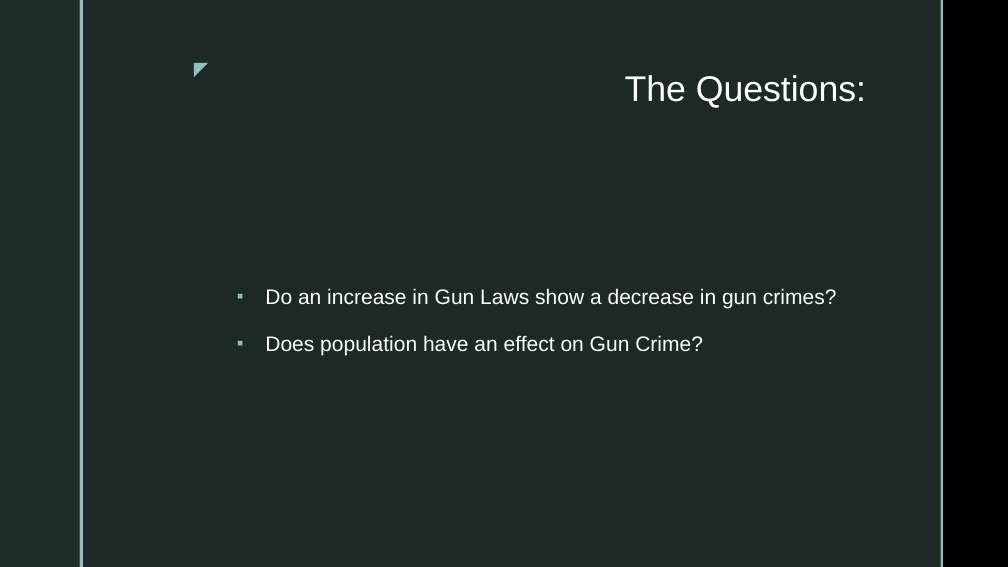
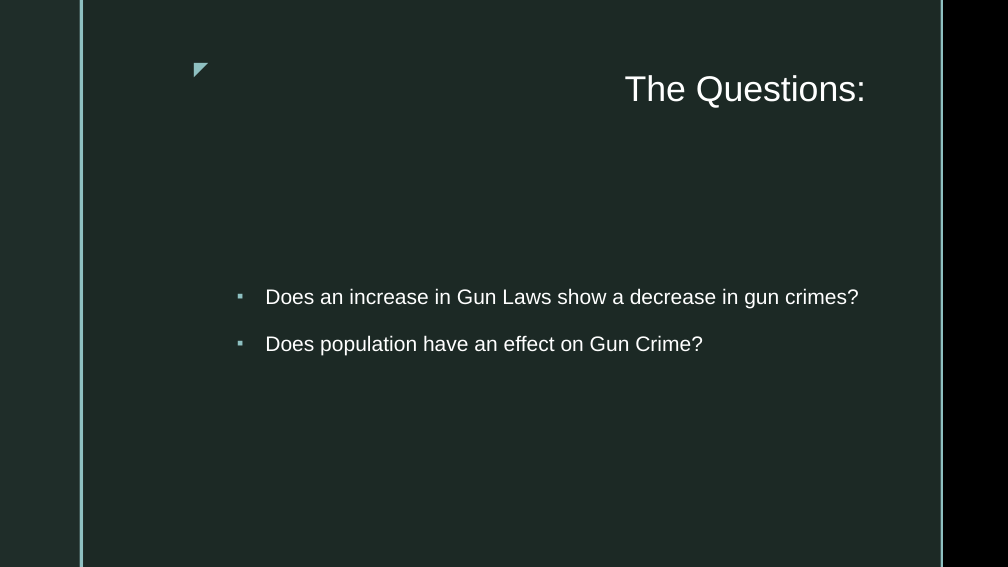
Before and after one commit to Vallito/Project_1, a slide deck: slide 2 of Affects of Gun Laws on Gun Crime.pptm. Drawn at 1008x567 pixels with LibreOffice and Linux fonts; fonts in the diff are those of the drawing; background and template pictures are left out. Boxes give left, top, right and bottom in pixels: in the first picture for what was removed or moved away, otherwise in the second. Text is boxed around its words. In the diff, an @@ line names an element or a change of style, - is before the commit and + after.

Commit message:
Updating ppt

```diff
--- a/Affects of Gun Laws on Gun Crime.pptm
+++ b/Affects of Gun Laws on Gun Crime.pptm
@@ text at [265, 288, 859, 308]: text changed @@
-▪ Do an increase in Gun Laws show a decrease in gun crimes?
+▪ Does an increase in Gun Laws show a decrease in gun crimes?
```
Also in this commit, not shown: 3 other slides changed, 6 slides added, 2 slides removed.
